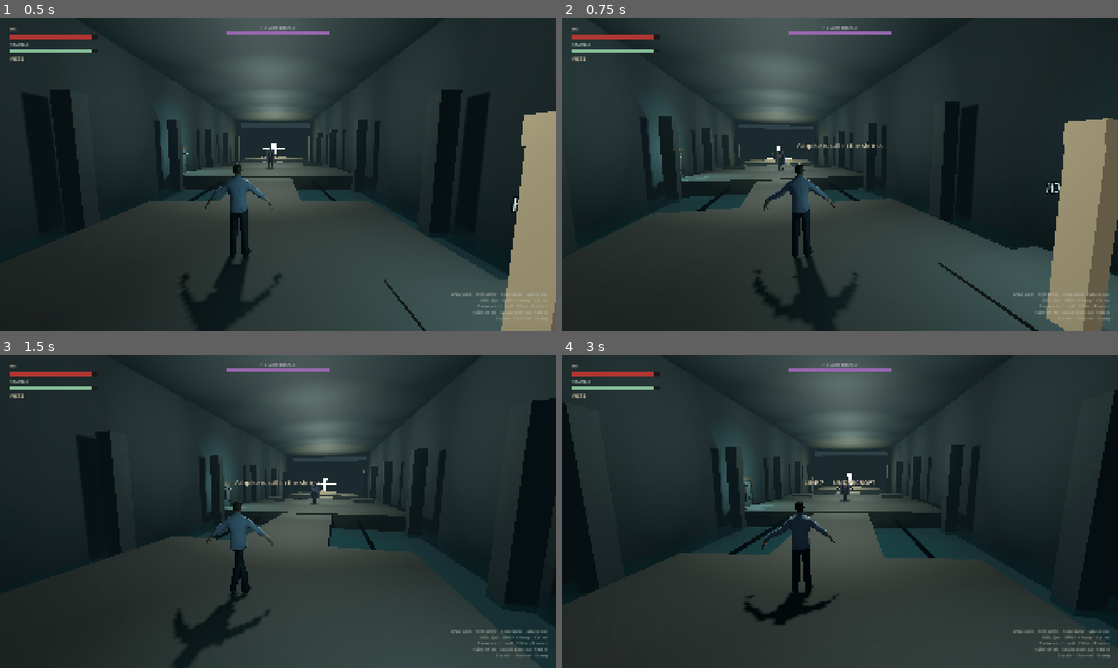
Above: before the commit, frames 1-4 (two rows, left to right).
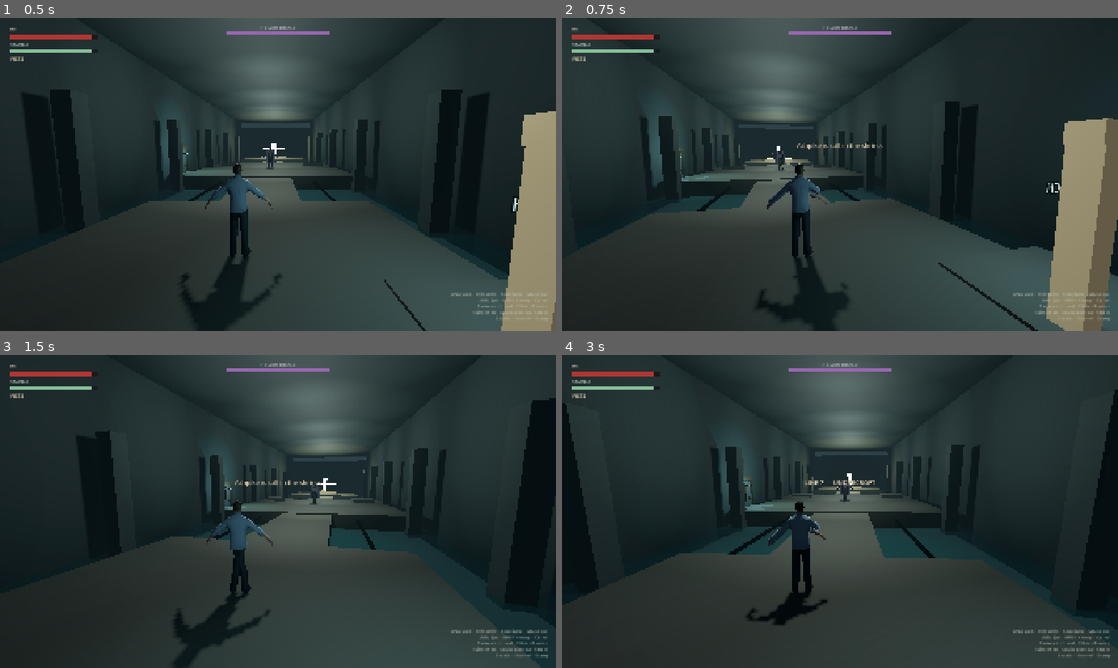
Above: after the commit, the same moments.

Repository: myat93/line7
Game: Godot game, scene res://main.tscn
The game is run twice, just before and just after one commit, with the same random seed, the same clock (stepped at 60 frames per second) and the same inputs.
Inputs (mouse positions are in pixels of both pictures, inside the frame that each line leads up to):
- Up to frame 1 (0.5 s): no input
- Up to frame 2 (0.75 s): tap Enter at 0.5 s; move the mouse to (867, 174) at 0.52 s; hold W (move_forward) from 0.53 s (still down); hold 1 (bind_ashpike) from 0.53 s (still down); click (867, 174) at 0.67 s
- Up to frame 3 (1.5 s): keep holding W (move_forward); tap Space (jump) at 0.77 s; move the mouse to (250, 511) at 1.27 s; release 1 (bind_ashpike) at 1.28 s; tap 2 (bind_fists) at 1.35 s
- Up to frame 4 (3 s): keep holding W (move_forward); tap Space (jump) at 1.52 s; move the mouse to (851, 505) at 2.02 s; hold Right mouse button (heavy_attack) 2.03-2.78 s; move the mouse to (834, 517) at 2.77 s; tap E (interact) at 2.85 s; click (834, 517) at 2.92 s

Frame 1 is identical in both runs. In frame 2, 0.3% of the frame differs, in the area x 34-53%, y 54-97%; in frame 3, less than 0.1%; in frame 4, 0.3%, in the area x 32-50%, y 53-86%.

Commit message:
Pose jab/heavy from the elbow so hit frames read without IBM spaghetti.
Facing stays MeshRoot −Z on camera-relative WASD (strafe yaw locked in
play-sim). Punch silhouette is forearm fold plus a 0.28 rad aim cap —
the 90° upper-arm swing was a skin error, not a reach buff. Sprint stays
legs-only with no back-lean. Clocks and reach unchanged.

Co-authored-by: myat93 <myat93@users.noreply.github.com>

Diff:
--- a/characters/he/he.gd
+++ b/characters/he/he.gd
@@ -200,6 +200,7 @@
 	dir.y = 0.0
 	if dir.length() < 0.05:
 		return
+	## MeshRoot −Z follows the camera-relative move (WASD via _move_vector).
 	## Godot forward is -Z. atan2(x, z) is +Z-forward and made HE moonwalk.
 	var desired := atan2(-dir.x, -dir.z)
 	mesh_root.rotation.y = lerp_angle(mesh_root.rotation.y, desired, 1.0 - exp(-14.0 * delta))
@@ -472,26 +473,27 @@
 	_pose_idle()
 	var swing := sin(_stride)
 	## Legs only — torso extras stretch the 100×-IBM sleeves.
-	_part_rot("L_Thigh", Vector3(swing * 0.16, 0.0, 0.0))
-	_part_rot("R_Thigh", Vector3(-swing * 0.16, 0.0, 0.0))
-	_part_rot("L_Shin", Vector3(maxf(-swing, 0.0) * 0.12, 0.0, 0.0))
-	_part_rot("R_Shin", Vector3(maxf(swing, 0.0) * 0.12, 0.0, 0.0))
+	_part_rot("L_Thigh", Vector3(swing * 0.12, 0.0, 0.0))
+	_part_rot("R_Thigh", Vector3(-swing * 0.12, 0.0, 0.0))
+	_part_rot("L_Shin", Vector3(maxf(-swing, 0.0) * 0.10, 0.0, 0.0))
+	_part_rot("R_Shin", Vector3(maxf(swing, 0.0) * 0.10, 0.0, 0.0))
 
 
 func _pose_sprint() -> void:
-	## Forward lean is negative local Z (Bip01 +X / MeshRoot −Z). Opposite swing.
-	## Modest extras only — large ones stretch the 100×-IBM skin.
+	## No hip/torso lean — those extras flatten the IBM skin and read as a back-lean.
+	## Legs + a tiny head nod so the run still aims down the move.
 	_pose_idle()
 	var swing := sin(_stride)
-	## Legs only. Hip/torso extras stretch the 100×-IBM sleeves across the back.
-	_part_rot("L_Thigh", Vector3(swing * 0.18, 0.0, 0.0))
-	_part_rot("R_Thigh", Vector3(-swing * 0.18, 0.0, 0.0))
-	_part_rot("L_Shin", Vector3(maxf(-swing, 0.0) * 0.14, 0.0, 0.0))
-	_part_rot("R_Shin", Vector3(maxf(swing, 0.0) * 0.14, 0.0, 0.0))
+	_part_rot("Head", Vector3(0.05, 0.0, 0.0))
+	_part_rot("L_Thigh", Vector3(swing * 0.14, 0.0, 0.0))
+	_part_rot("R_Thigh", Vector3(-swing * 0.14, 0.0, 0.0))
+	_part_rot("L_Shin", Vector3(maxf(-swing, 0.0) * 0.11, 0.0, 0.0))
+	_part_rot("R_Shin", Vector3(maxf(swing, 0.0) * 0.11, 0.0, 0.0))
 
 
 func _pose_jab() -> void:
-	## Hit window is wind 0.08 + active 0.12. Rest-relative left snap; no IBM flip.
+	## Hit window is wind 0.08 + active 0.12. Elbow-driven left snap — a 90°
+	## upper-arm swing is the clip spaghetti, not a reach buff. Clocks stay locked.
 	var wind: float = float(_attack.get("windup", 0.08))
 	var active: float = float(_attack.get("active", 0.12))
 	var recover: float = float(_attack.get("recovery", 0.22))
@@ -501,13 +503,16 @@
 	elif _state_time > wind + active:
 		snap = 1.0 - clampf((_state_time - wind - active) / maxf(recover, 0.05), 0.0, 1.0)
 	_pose_idle()
-	## Capped rest-relative aim (≤0.22 rad). No hips — those flatten the IBM skin.
-	_part_rot("L_Forearm", Vector3(0.18, 0.0, 0.0) * snap)
-	_rig.aim_along_y("L_UpperArm", Vector3(0.04, 0.12, -1.0), snap)
+	## Forearm / fist carry the silhouette. Upper-arm aim stays capped (≤0.28).
+	_part_rot("L_Forearm", Vector3(0.48, 0.12, 0.18) * snap)
+	_part_rot("L_Fist", Vector3(0.22, 0.06, 0.10) * snap)
+	_part_rot("R_Forearm", Vector3(0.20, 0.0, 0.0) * snap)
+	_rig.aim_along_y("L_UpperArm", Vector3(0.06, 0.14, -1.0), snap)
+	_rig.aim_along_y("L_Forearm", Vector3(0.04, 0.10, -1.0), snap)
 
 
 func _pose_heavy() -> void:
-	## Coil through wind 0.32; commit on active 0.14. Rest-relative right arm.
+	## Coil through wind 0.32; commit on active 0.14. Elbow + capped aim, no hips.
 	var wind: float = float(_attack.get("windup", 0.32))
 	var active: float = float(_attack.get("active", 0.14))
 	var recover: float = float(_attack.get("recovery", 0.42))
@@ -515,14 +520,18 @@
 	if _state_time < wind:
 		var coil := clampf(_state_time / maxf(wind, 0.05), 0.0, 1.0)
 		coil = coil * coil
-		_part_rot("R_Forearm", Vector3(0.22, 0.0, 0.0) * coil)
-		_rig.aim_along_y("R_UpperArm", Vector3(0.45, 0.20, 0.20), coil)
+		_part_rot("R_Forearm", Vector3(0.40, 0.10, 0.16) * coil)
+		_part_rot("R_Fist", Vector3(0.12, 0.0, 0.0) * coil)
+		_rig.aim_along_y("R_UpperArm", Vector3(0.40, 0.22, 0.18), coil * 0.65)
 	else:
 		var commit := 1.0 - pow(1.0 - clampf((_state_time - wind) / 0.10, 0.0, 1.0), 2.0)
 		if _state_time > wind + active:
 			commit = 1.0 - clampf((_state_time - wind - active) / maxf(recover, 0.05), 0.0, 1.0) * 0.55
-		_part_rot("R_Forearm", Vector3(0.10, 0.0, 0.0))
-		_rig.aim_along_y("R_UpperArm", Vector3(-0.06, 0.10, -1.0), commit)
+		_part_rot("R_Forearm", Vector3(0.36, -0.08, -0.14) * commit)
+		_part_rot("R_Fist", Vector3(0.18, 0.0, -0.10) * commit)
+		_part_rot("L_Forearm", Vector3(0.22, 0.0, 0.0) * commit)
+		_rig.aim_along_y("R_UpperArm", Vector3(-0.06, 0.12, -1.0), commit)
+		_rig.aim_along_y("R_Forearm", Vector3(-0.04, 0.10, -1.0), commit)
 
 
 func _pose_roll() -> void:
--- a/core/mesh_pose_rig.gd
+++ b/core/mesh_pose_rig.gd
@@ -94,6 +94,7 @@
 func aim_along_y(part_name: String, char_dir: Vector3, weight: float = 1.0) -> void:
 	## Rest-relative nudge so +Y (along-bone) leans toward a Godot direction.
 	## Cap the swing — a full 90° slerp stretches the 100×-IBM skin (clip 0:05/0:13).
+	## 0.28 rad is the read/safety ceiling; jab/heavy silhouette comes from the elbow.
 	if skeleton == null or not _bones.has(part_name):
 		return
 	if char_dir.length() < 0.05 or weight <= 0.001:
@@ -109,7 +110,8 @@
 		axis = rest_global.x
 	else:
 		axis = axis.normalized()
-	var ang := minf(current_y.angle_to(want), 0.22) * clampf(weight, 0.0, 1.0)
+	## 0.28 rad is enough to leave A-pose; 90° slerp is the clip spaghetti.
+	var ang := minf(current_y.angle_to(want), 0.28) * clampf(weight, 0.0, 1.0)
 	if ang < 0.01:
 		return
 	var parent_b := _parent_rest_basis(idx)
--- a/tools/play_sim.gd
+++ b/tools/play_sim.gd
@@ -91,6 +91,14 @@
 	he._face_direction(Vector3(0.0, 0.0, 1.0), 1.0)
 	if absf(angle_difference(he.mesh_root.rotation.y, PI)) > 0.25:
 		_fail("HE does not face movement direction (+Z).")
+	## Camera-relative strafe (look +Z, move +X) must yaw the mesh, not moonwalk.
+	he._face_direction(Vector3(1.0, 0.0, 0.0), 1.0)
+	if absf(angle_difference(he.mesh_root.rotation.y, -PI * 0.5)) > 0.25:
+		_fail("HE does not face camera-relative strafe (+X / WASD).")
+	var strafe_fwd := -he.mesh_root.global_transform.basis.z
+	if he._rig.character_forward().dot(strafe_fwd) < 0.85:
+		_fail("HE chest does not follow strafe yaw (sideways mesh).")
+	he._face_direction(Vector3(0.0, 0.0, 1.0), 1.0)
 	var mesh_fwd := -he.mesh_root.global_transform.basis.z
 	var chest_fwd := he._rig.character_forward()
 	if chest_fwd.length() < 0.2 or chest_fwd.dot(mesh_fwd) < 0.85:
@@ -110,6 +118,8 @@
 		he._update_visual_pose()
 		var idle_l := he._rig.bone_pose_rotation("L_UpperArm")
 		var idle_r := he._rig.bone_pose_rotation("R_UpperArm")
+		var idle_l_fore := he._rig.bone_pose_rotation("L_Forearm")
+		var idle_r_fore := he._rig.bone_pose_rotation("R_Forearm")
 		var idle_l_fwd := he._rig.bone_world_axis("L_UpperArm", 1).dot(mesh_fwd)
 		var idle_r_fwd := he._rig.bone_world_axis("R_UpperArm", 1).dot(mesh_fwd)
 		he.state = HE.State.ATTACK
@@ -119,6 +129,8 @@
 		var jab_q := he._rig.bone_pose_rotation("L_UpperArm")
 		if idle_l.is_equal_approx(jab_q):
 			_fail("HE jab must rotate L_UpperArm off the A-pose rest.")
+		if idle_l_fore.is_equal_approx(he._rig.bone_pose_rotation("L_Forearm")):
+			_fail("HE jab must fold L_Forearm (elbow), not only nudge the upper arm.")
 		var jab_fwd := he._rig.bone_world_axis("L_UpperArm", 1).dot(mesh_fwd)
 		if jab_fwd < idle_l_fwd + 0.08:
 			_fail("HE jab L_UpperArm must swing toward MeshRoot forward.")
@@ -130,6 +142,8 @@
 		var heavy_q := he._rig.bone_pose_rotation("R_UpperArm")
 		if idle_r.is_equal_approx(heavy_q):
 			_fail("HE heavy must rotate R_UpperArm off the A-pose rest.")
+		if idle_r_fore.is_equal_approx(he._rig.bone_pose_rotation("R_Forearm")):
+			_fail("HE heavy must fold R_Forearm (elbow) on the commit frame.")
 		var heavy_fwd := he._rig.bone_world_axis("R_UpperArm", 1).dot(mesh_fwd)
 		if heavy_fwd < idle_r_fwd + 0.08:
 			_fail("HE heavy R_UpperArm must commit toward MeshRoot forward.")
--- a/tools/pose_shots.gd
+++ b/tools/pose_shots.gd
@@ -23,6 +23,7 @@
 	_cam = _he.get_node("CameraPivot/SpringArm3D/Camera3D") as Camera3D
 	_he.global_position = Vector3(0.0, 1.05, 0.0)
 	_he.velocity = Vector3.ZERO
+	_he.set_physics_process(false)
 	_he.mesh_root.rotation.y = PI
 	## Directly behind HE, looking along MeshRoot −Z / +Z travel so facing is
 	## unambiguous (three-quarter hid the 90° chest error as "over-shoulder").
Not shown, changed: characters/he/README.md
